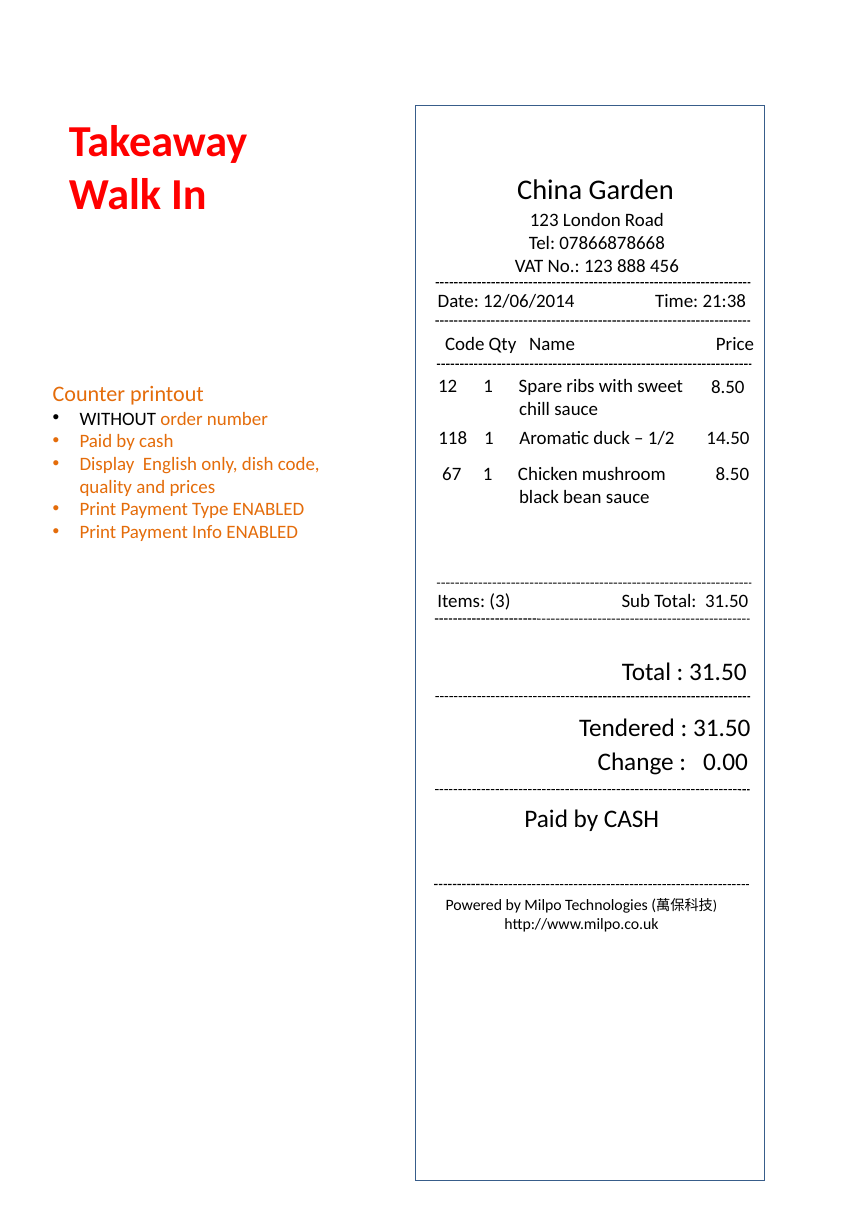
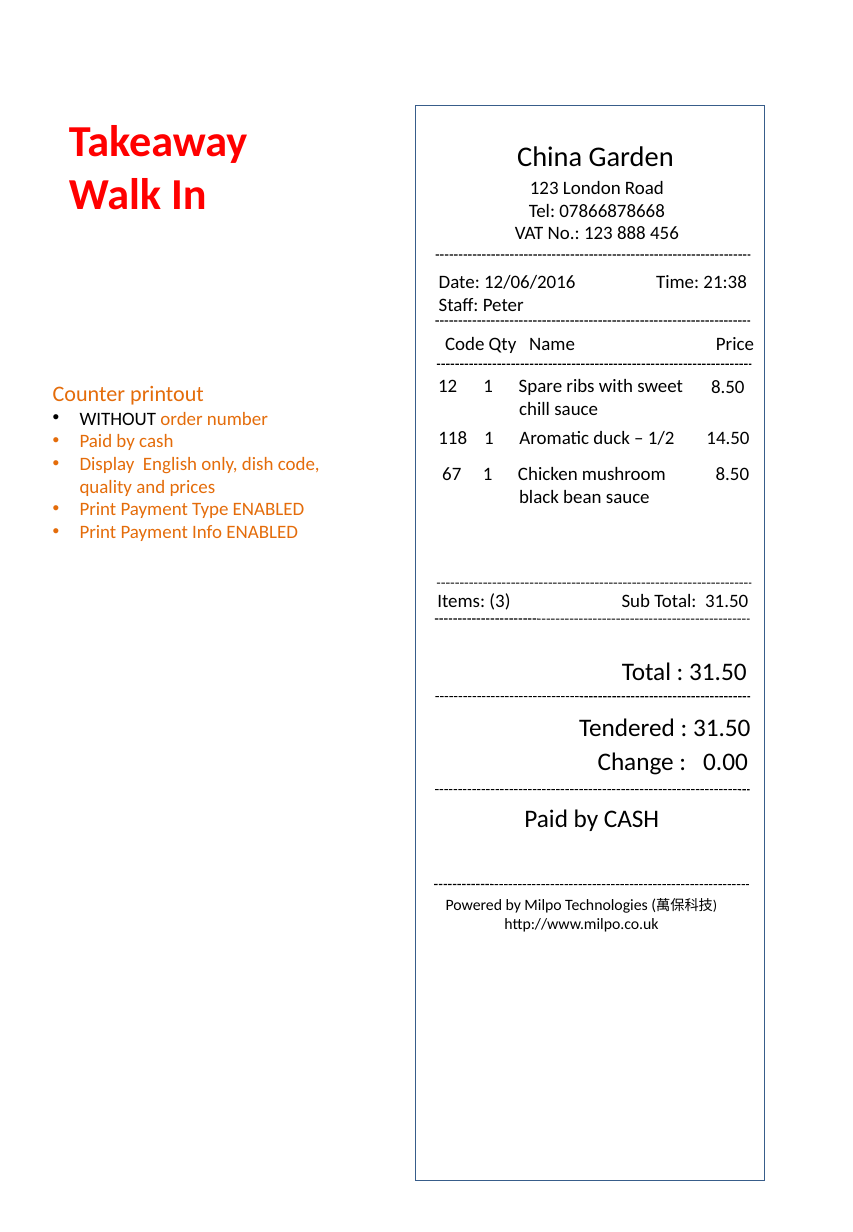
Before and after one commit to lokerchen/superpos-1.0, a slide deck: slide 3 of Doc/Order Bills Format - Counter & Kitchen/SuperPOS bill layout - COUNTER Printout 2015 July.ppt. Drawn at 853x1232 pixels with LibreOffice and Linux fonts; fonts in the diff are those of the drawing. Boxes give left, top, right and bottom in pixels: in the first picture for what was removed or moved away, otherwise in the second. Text is boxed around its words. In the diff, an @@ line names an element or a change of style, - is before the commit and + after.

```diff
--- a/Doc/Order Bills Format - Counter & Kitchen/SuperPOS bill layout - COUNTER Printout 2015 July.ppt
+++ b/Doc/Order Bills Format - Counter & Kitchen/SuperPOS bill layout - COUNTER Printout 2015 July.ppt
@@ text "China Garden" moved from (x1=517, y1=179, x2=674, y2=200) to (x1=517, y1=146, x2=674, y2=167) @@
@@ text "123 London Road" moved from (x1=515, y1=213, x2=679, y2=272) to (x1=515, y1=181, x2=679, y2=239) @@
@@ line moved from (436, 283) - (751, 283) to (436, 255) - (751, 255) @@
@@ text "Time: 21:38" moved from (x1=655, y1=294, x2=746, y2=307) to (x1=656, y1=275, x2=746, y2=288) @@
@@ text at (x1=439, y1=275, x2=575, y2=311): text changed @@
-Date: 12/06/2014
+Date: 12/06/2016
+Staff: Peter
```
Also in this commit, not shown: 7 other slides changed, 1 other file.
